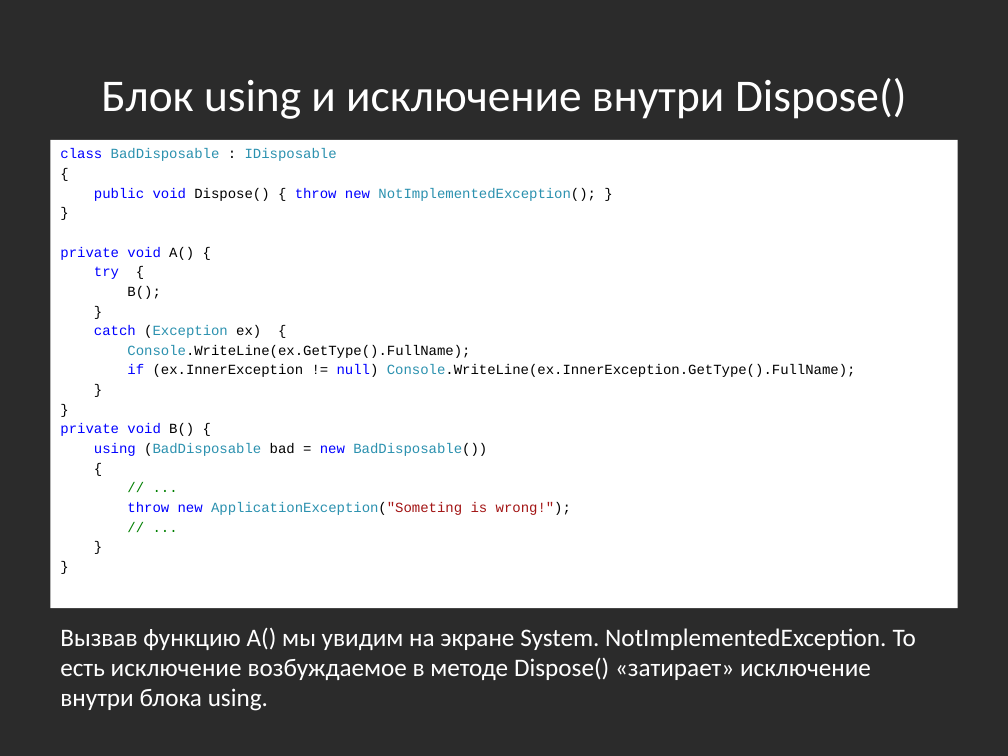
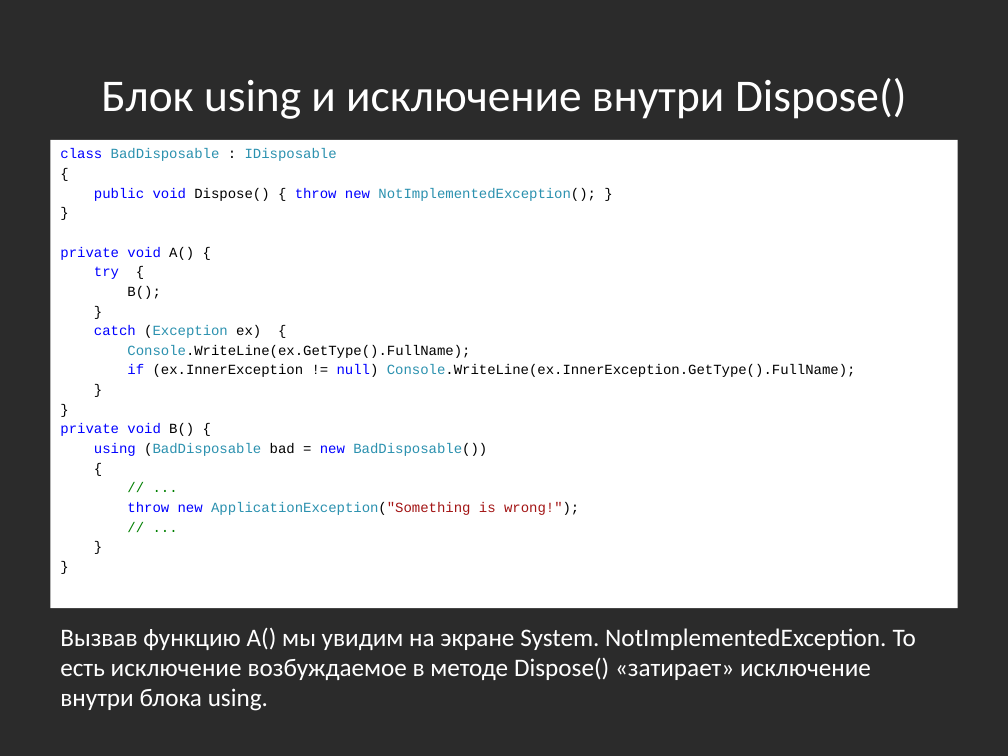
Before and after one commit to bazile/Training, a slide deck: slide 10 of Presentation/lesson-04-io.pptx. Drawn at 1008x756 pixels with LibreOffice and Linux fonts; fonts in the diff are those of the drawing; background and template pictures are left out; a plain dark background stands for a picture behind light text. Boxes give left, top, right and bottom in pixels: in the first picture for what was removed or moved away, otherwise in the second. Text is boxed around its words. In the diff, an @@ line names an element or a change of style, - is before the commit and + after.

Commit message:
Fixed exception example

```diff
--- a/Presentation/lesson-04-io.pptx
+++ b/Presentation/lesson-04-io.pptx
@@ text at (x1=127, y1=502, x2=579, y2=515): text changed @@
-throw new ApplicationException("Someting is wrong!");
+throw new ApplicationException("Something is wrong!");
```
Also in this commit, not shown: 1 other slide changed.
